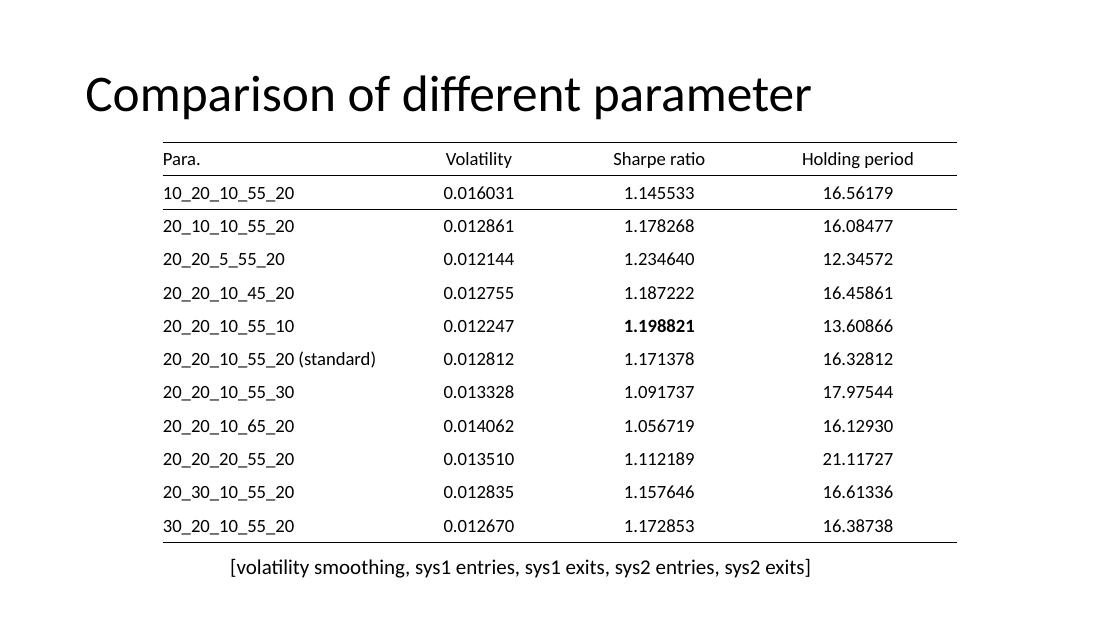
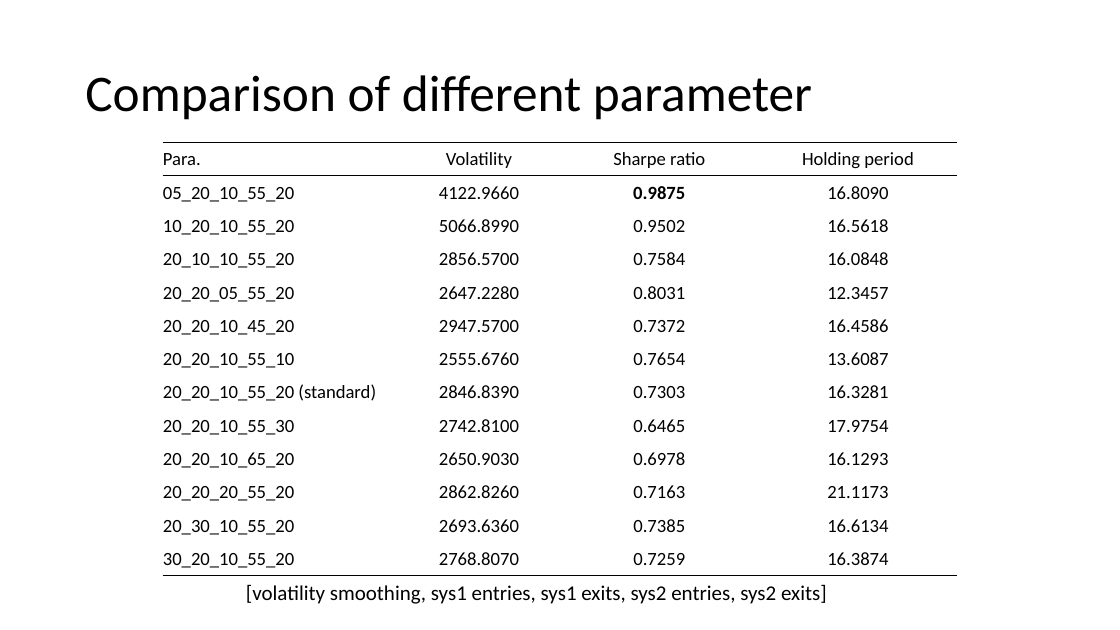
Before and after one commit to thtang/MATLAB-Quantitative-Finance, a slide deck: slide 8 of MATLAB_Quant_book/Chapter 13/Turtle Trading.pptx (slide 7 before the commit). Drawn at 1120x630 pixels with LibreOffice and Linux fonts; fonts in the diff are those of the drawing. Boxes give left, top, right and bottom in pixels: in the first picture for what was removed or moved away, otherwise in the second. Text is boxed around its words. In the diff, an @@ line names an element or a change of style, - is before the commit and + after.

```diff
--- a/MATLAB_Quant_book/Chapter 13/Turtle Trading.pptx
+++ b/MATLAB_Quant_book/Chapter 13/Turtle Trading.pptx
@@ table at [163,143,959,576] @@
-row 2: 10_20_10_55_20 | 0.016031 | 1.145533 | 16.56179
-row 3: 20_10_10_55_20 | 0.012861 | 1.178268 | 16.08477
-row 4: 20_20_5_55_20 | 0.012144 | 1.234640 | 12.34572
-row 5: 20_20_10_45_20 | 0.012755 | 1.187222 | 16.45861
-row 6: 20_20_10_55_10 | 0.012247 | 1.198821 | 13.60866
-row 7: 20_20_10_55_20 (standard) | 0.012812 | 1.171378 | 16.32812
-row 8: 20_20_10_55_30 | 0.013328 | 1.091737 | 17.97544
-row 9: 20_20_10_65_20 | 0.014062 | 1.056719 | 16.12930
-row 10: 20_20_20_55_20 | 0.013510 | 1.112189 | 21.11727
-row 11: 20_30_10_55_20 | 0.012835 | 1.157646 | 16.61336
-row 12: 30_20_10_55_20 | 0.012670 | 1.172853 | 16.38738
+row 2: 05_20_10_55_20 | 4122.9660 | 0.9875 | 16.8090
+row 3: 10_20_10_55_20 | 5066.8990 | 0.9502 | 16.5618
+row 4: 20_10_10_55_20 | 2856.5700 | 0.7584 | 16.0848
+row 5: 20_20_05_55_20 | 2647.2280 | 0.8031 | 12.3457
+row 6: 20_20_10_45_20 | 2947.5700 | 0.7372 | 16.4586
+row 7: 20_20_10_55_10 | 2555.6760 | 0.7654 | 13.6087
+row 8: 20_20_10_55_20 (standard) | 2846.8390 | 0.7303 | 16.3281
+row 9: 20_20_10_55_30 | 2742.8100 | 0.6465 | 17.9754
+row 10: 20_20_10_65_20 | 2650.9030 | 0.6978 | 16.1293
+row 11: 20_20_20_55_20 | 2862.8260 | 0.7163 | 21.1173
+row 12: 20_30_10_55_20 | 2693.6360 | 0.7385 | 16.6134
+row 13: 30_20_10_55_20 | 2768.8070 | 0.7259 | 16.3874
@@ text "[volatility smoothing, sys1 entries, sys1 ...": place and size @@
-text "[volatility smoothing, sys1 entries, sys1 ..." at [230,558,811,578]
+text "[volatility smoothing, sys1 entries, sys1 ..." at [246,584,827,604]
```
Also in this commit, not shown: 1 slide added, 45 other files.
